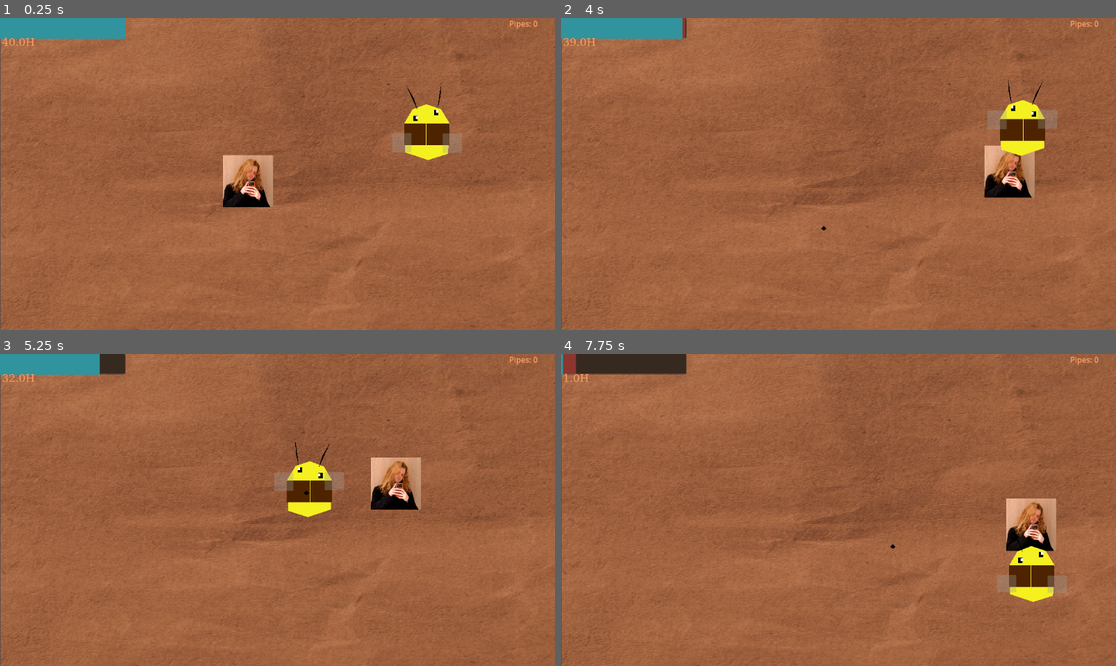
Above: before the commit, frames 1-4 (two rows, left to right).
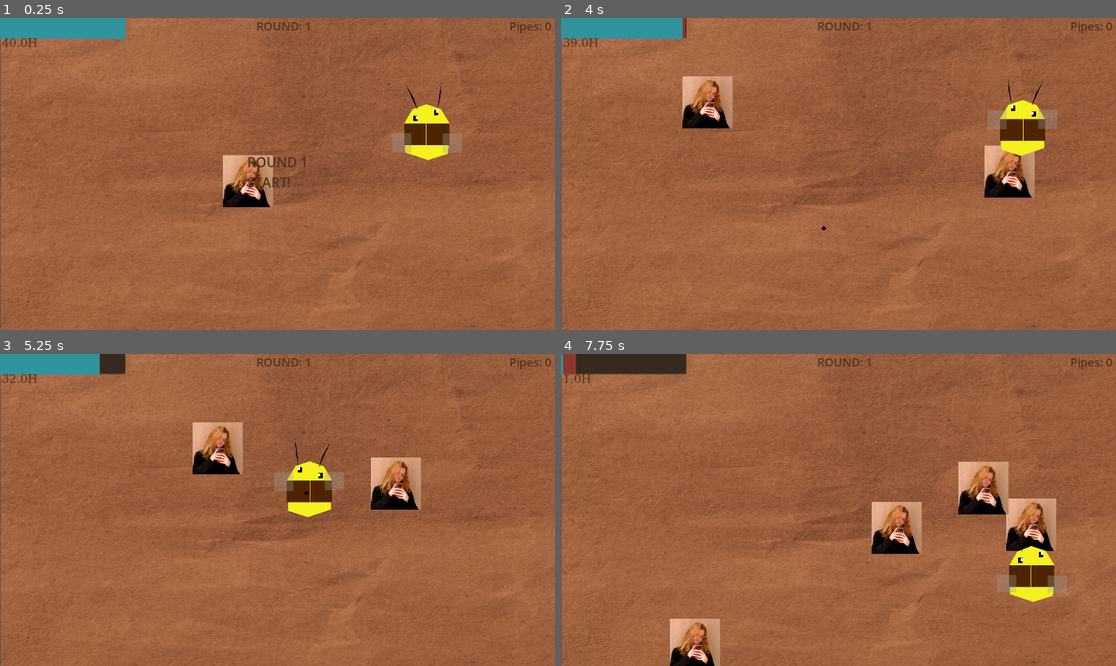
Above: after the commit, the same moments.

Repository: omarwaelppmm-a11y/real-dot
Game: Godot game, scene res://main.tscn
Two runs of this game, one before a commit and one after it. Both use one fixed random seed, a clock stepped at 60 frames per second and the inputs below.
Inputs (mouse positions are in pixels of both pictures, inside the frame that each line leads up to):
- Up to frame 1 (0.25 s): no input
- Up to frame 2 (4 s): tap Enter at 0.5 s; move the mouse to (960, 158) at 0.52 s; hold Right (ui_right) 0.53-1.28 s; click (960, 158) at 0.6 s; move the mouse to (727, 189) at 1.27 s; hold Down (ui_down) 1.28-2.03 s; tap Alt at 1.35, 3.6 s; move the mouse to (894, 105) at 2.02 s; hold Right (ui_right) 2.03-2.78 s; tap Shift at 2.1 s; move the mouse to (810, 236) at 2.77 s; hold Up (ui_up) 2.78-3.53 s; click (810, 236) at 2.85 s; move the mouse to (1005, 220) at 3.52 s; hold Left (ui_left) from 3.53 s (still down)
- Up to frame 3 (5.25 s): move the mouse to (111, 463) at 4.27 s; tap Shift at 4.35 s; move the mouse to (305, 510) at 5.02 s; release Left (ui_left) at 5.03 s; hold Down (ui_down) from 5.03 s (still down); click (305, 510) at 5.1 s
- Up to frame 4 (7.75 s): move the mouse to (755, 432) at 5.77 s; release Down (ui_down) at 5.78 s; hold Right (ui_right) 5.78-6.53 s; tap Alt at 5.85 s; move the mouse to (960, 494) at 6.52 s; hold Up (ui_up) 6.53-7.28 s; tap Shift at 6.6 s; move the mouse to (727, 525) at 7.27 s; hold Right (ui_right) from 7.28 s (still down); click (727, 525) at 7.35 s

The runs differ from the first frame. In frame 1, 0.6% of the frame differs, in the area x 0-100%, y 0-55%; in frame 2, 1.7%; in frame 3, 1.8%; in frame 4, 4.4%, in the area x 0-100%, y 0-100%.

Commit message:
enemy spawner
added rounds system and an enemy spawner so it is a game now !

Diff:
--- /dev/null
+++ b/EnemySpawner.gd
@@ -0,0 +1,75 @@
+extends Node
+
+@export var enemy_scene: PackedScene
+@export var spawn_radius: float = 700.0
+
+@onready var round_tracker_text: Label = get_node_or_null("../CanvasLayer/RoundTrackerText")
+@onready var round_flash_text: Label = get_node_or_null("../CanvasLayer/RoundFlashText")
+
+var player: Node2D = null
+var current_round: int = 1
+var enemies_spawned_this_round: int = 0
+var enemies_killed_this_round: int = 0
+var base_enemies_per_round: int = 10
+var enemies_to_kill_target: int = 10
+var is_round_intermission: bool = false
+var spawn_cooldown: float = 2.0
+var time_since_last_spawn: float = 0.0
+
+func _ready() -> void:
+	player = get_node_or_null("/root/Main/Player")
+	start_round_sequence()
+
+func _process(delta: float) -> void:
+	if is_round_intermission or not enemy_scene or not is_instance_valid(player):
+		return
+
+	if enemies_spawned_this_round >= enemies_to_kill_target:
+		return
+
+	time_since_last_spawn += delta
+	if time_since_last_spawn >= spawn_cooldown:
+		time_since_last_spawn = 0.0
+		spawn_enemy()
+
+func start_round_sequence() -> void:
+	is_round_intermission = true
+	enemies_spawned_this_round = 0
+	enemies_killed_this_round = 0
+	enemies_to_kill_target = base_enemies_per_round + ((current_round - 1) * 5)
+	spawn_cooldown = max(0.4, 2.0 - (current_round * 0.15))
+	time_since_last_spawn = 0.0
+
+	if is_instance_valid(round_tracker_text):
+		round_tracker_text.text = "ROUND: " + str(current_round)
+
+	if is_instance_valid(round_flash_text):
+		round_flash_text.text = "ROUND " + str(current_round) + "\nSTART!"
+		round_flash_text.show()
+
+	await get_tree().create_timer(2.0).timeout
+
+	if is_instance_valid(round_flash_text):
+		round_flash_text.hide()
+
+	is_round_intermission = false
+
+func spawn_enemy() -> void:
+	var random_angle := randf() * PI * 2.0
+	var spawn_direction := Vector2(cos(random_angle), sin(random_angle))
+	var spawn_position := player.global_position + (spawn_direction * spawn_radius)
+
+	var enemy_instance = enemy_scene.instantiate()
+	enemy_instance.global_position = spawn_position
+
+	if enemy_instance.has_method("assign_spawner"):
+		enemy_instance.assign_spawner(self)
+
+	get_tree().current_scene.add_child(enemy_instance)
+	enemies_spawned_this_round += 1
+
+func report_enemy_death() -> void:
+	enemies_killed_this_round += 1
+	if enemies_killed_this_round >= enemies_to_kill_target:
+		current_round += 1
+		start_round_sequence()
--- a/enemy.gd
+++ b/enemy.gd
@@ -8,6 +8,7 @@
 
 var player: Node2D = null
 var current_health: float
+var spawner_ref: Node = null
 
 func _ready() -> void:
 	player = get_node_or_null("/root/Main/Player")
@@ -24,14 +25,19 @@
 				if body.name == "Player" and body.has_method("take_damage"):
 					body.take_damage(damage_per_second * delta)
 
+func assign_spawner(spawner_node: Node) -> void:
+	spawner_ref = spawner_node
+
 func take_damage(amount: float) -> void:
 	current_health -= amount
-
 	if current_health <= 0:
 		die()
 
 func die() -> void:
-
 	if is_instance_valid(player) and player.has_method("add_pipe"):
 		player.add_pipe()
+
+	if is_instance_valid(spawner_ref) and spawner_ref.has_method("report_enemy_death"):
+		spawner_ref.report_enemy_death()
+
 	queue_free()
--- a/main.tscn
+++ b/main.tscn
@@ -4,6 +4,7 @@
 [ext_resource type="PackedScene" uid="uid://dqjfbc4duoli" path="res://player.tscn" id="2_h2yge"]
 [ext_resource type="Script" uid="uid://crm2fs8siwfof" path="res://game_over_screen.gd" id="3_h2yge"]
 [ext_resource type="Texture2D" uid="uid://bp31gun0xrali" path="res://Assets/back.png" id="4_1bvp3"]
+[ext_resource type="Script" uid="uid://cvd8krreyt2nu" path="res://EnemySpawner.gd" id="5_lquwl"]
 
 [sub_resource type="WorldBoundaryShape2D" id="WorldBoundaryShape2D_0xm2m"]
 normal = Vector2(-0.016126934, 0.99986994)
@@ -65,6 +66,11 @@
 cache/0/22/0/underline_position = 0.0
 cache/0/22/0/underline_thickness = 0.0
 cache/0/22/0/scale = 1.0
+cache/0/24/0/ascent = 0.0
+cache/0/24/0/descent = 0.0
+cache/0/24/0/underline_position = 0.0
+cache/0/24/0/underline_thickness = 0.0
+cache/0/24/0/scale = 1.0
 
 [node name="Main" type="Node2D" unique_id=1658041836]
 
@@ -187,9 +193,9 @@
 offset_top = 40.0
 offset_right = 44.0
 offset_bottom = 63.0
-theme_override_colors/font_color = Color(1, 0.6306784, 0.39276153, 1)
+theme_override_colors/font_color = Color(0.32156864, 0.20392157, 0.1254902, 1)
 theme_override_fonts/font = SubResource("FontFile_h2yge")
-theme_override_font_sizes/font_size = 22
+theme_override_font_sizes/font_size = 24
 text = "100 / 100"
 horizontal_alignment = 1
 
@@ -200,5 +206,38 @@
 offset_left = -95.0
 offset_bottom = 23.0
 grow_horizontal = 0
-theme_override_colors/font_color = Color(1, 0.6313726, 0.39215687, 1)
+theme_override_colors/font_color = Color(0.32156864, 0.20392157, 0.1254902, 1)
+theme_override_font_sizes/font_size = 24
 text = "Pipes: 0"
+
+[node name="RoundTrackerText" type="Label" parent="CanvasLayer" unique_id=431517779]
+anchors_preset = 5
+anchor_left = 0.5
+anchor_right = 0.5
+offset_left = -38.5
+offset_right = 66.0
+offset_bottom = 37.0
+grow_horizontal = 2
+theme_override_colors/font_color = Color(0.32156864, 0.20392157, 0.1254902, 1)
+theme_override_font_sizes/font_size = 24
+text = "ROUND: 1"
+
+[node name="RoundFlashText" type="Label" parent="CanvasLayer" unique_id=627572279]
+anchors_preset = 8
+anchor_left = 0.5
+anchor_top = 0.5
+anchor_right = 0.5
+anchor_bottom = 0.5
+offset_left = -62.5
+offset_top = -19.0
+offset_right = 63.0
+offset_bottom = 11.5
+grow_horizontal = 2
+grow_vertical = 2
+theme_override_colors/font_color = Color(0.32156864, 0.20392157, 0.1254902, 1)
+theme_override_font_sizes/font_size = 28
+text = "ROUND 1 START"
+
+[node name="EnemySpawner" type="Node2D" parent="." unique_id=1488771905]
+script = ExtResource("5_lquwl")
+enemy_scene = ExtResource("1_0xm2m")
--- a/projectile.gd
+++ b/projectile.gd
@@ -6,20 +6,17 @@
 var direction: Vector2 = Vector2.ZERO
 
 func _ready() -> void:
-
 	body_entered.connect(_on_body_entered)
-
-
 	await get_tree().create_timer(3.0).timeout
 	queue_free()
 
 func _physics_process(delta: float) -> void:
-
 	global_position += direction * speed * delta
 
 func _on_body_entered(body: Node) -> void:
+	if body.name == "Player":
+		return
 
-	if body.is_in_group("Enemies") or body.name.begins_with("Enemy"):
-		if body.has_method("take_damage"):
-			body.take_damage(damage)
-		queue_free() # Destroy the projectile upon impact
+	if body.has_method("take_damage"):
+		body.take_damage(damage)
+		queue_free()
Not shown, added: EnemySpawner.gd.uid
